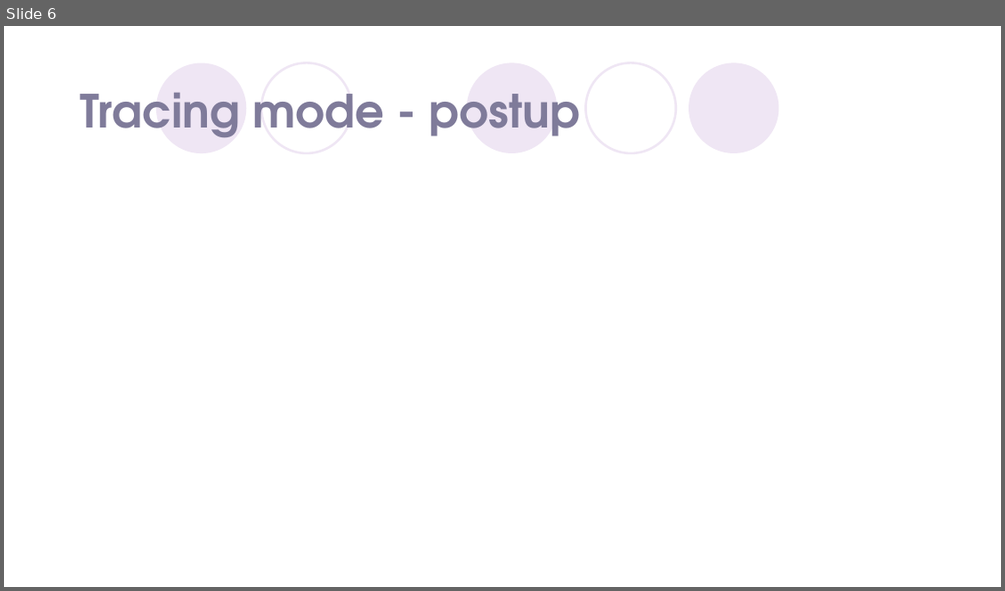
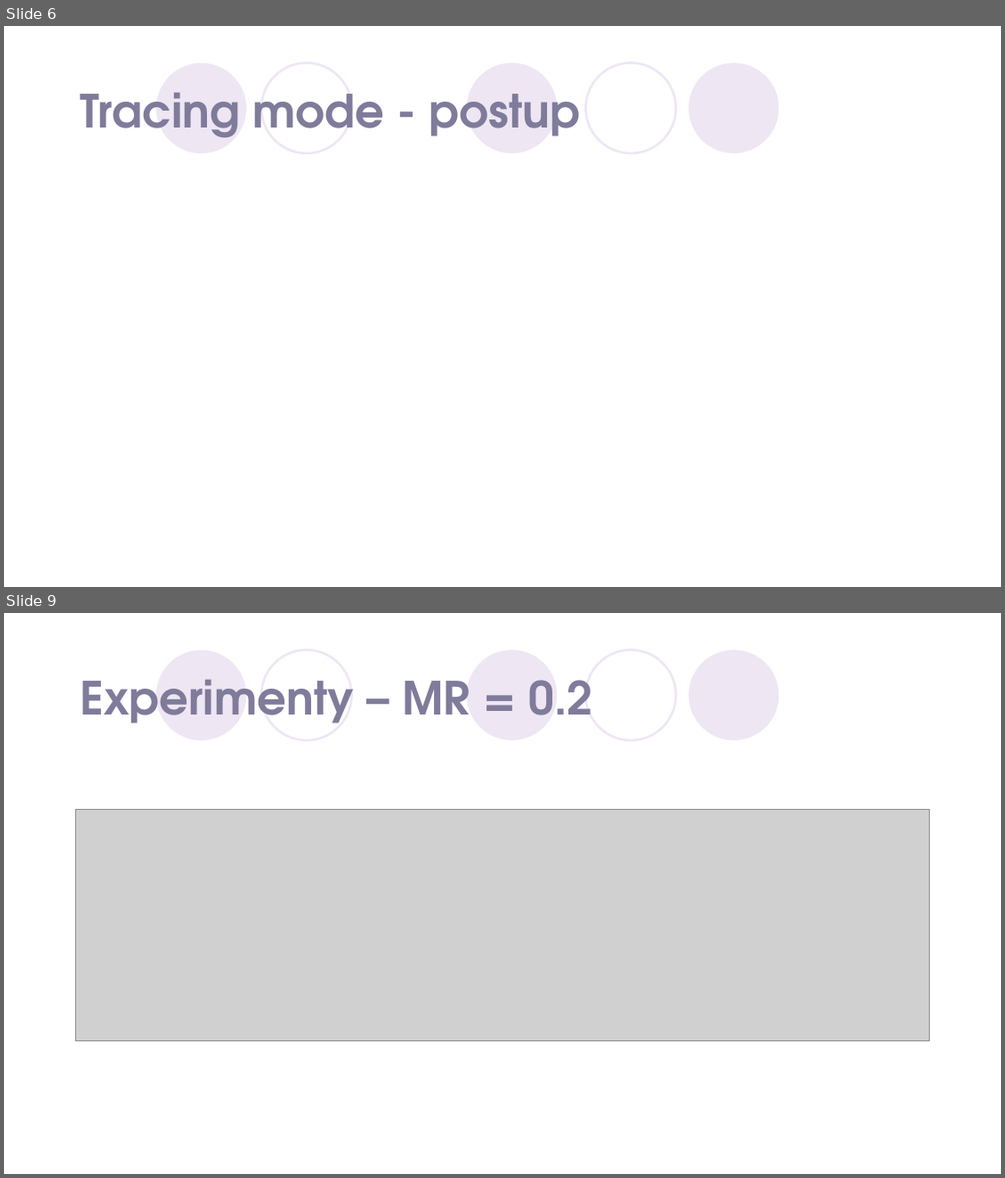
Before and after one commit to BarboraKubalcova/Cat-swarm-optimisation, a slide deck: CSO.pptx. Shown one above the other, each under a label of ours: slide 6 before the commit, slides 6 and 9 after it; the slides between them are not shown. The pictures are 1005x591 and 1005x1178 pixels, drawn with LibreOffice and Linux fonts; fonts in the diff are those of the drawing; grey boxes stand for pictures; background and template pictures are left out. Boxes give left, top, right and bottom in pixels: in the first picture for what was removed or moved away, otherwise in the second. Text is boxed around its words. In the diff, an @@ line names an element or a change of style, - is before the commit and + after.

```diff
--- a/CSO.pptx
+++ b/CSO.pptx
@@ slide 9 added at (4,613,1001,1174), background #FFFFFF; not listed: 5 template elements that a slide beside it also shows @@
@@ title added at (80,679,593,723), 44 pt, text #7F7B9A, bold @@
+Experimenty – MR = 0.2
@@ picture added at (76,809,930,1041) @@
```
Also in this commit, not shown: 2 slides changed, 2 other slides added, 3 other files.
